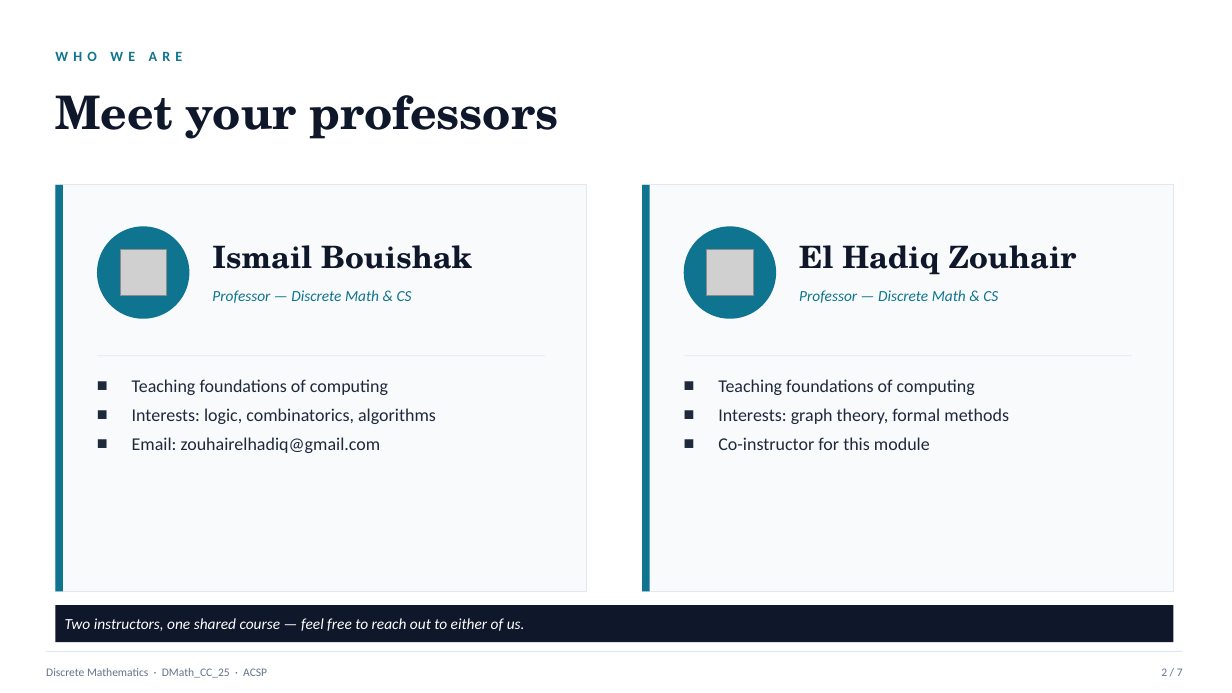
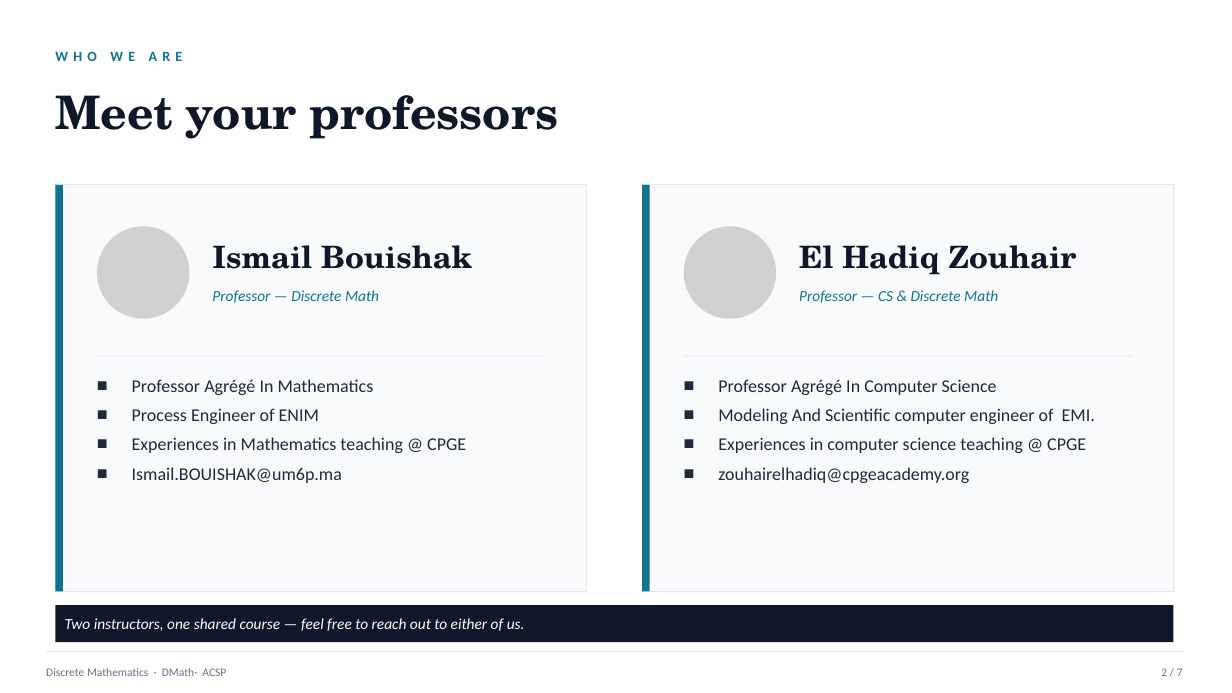
Before and after one commit to elhadiq/Discrete_mathematics, a slide deck: slide 2 of Presentation/Discrete_Math_ACSP_FirstMeeting.pptx. Drawn at 1232x693 pixels with LibreOffice and Linux fonts; fonts in the diff are those of the drawing; grey boxes stand for pictures. Boxes give left, top, right and bottom in pixels: in the first picture for what was removed or moved away, otherwise in the second. Text is boxed around its words. In the diff, an @@ line names an element or a change of style, - is before the commit and + after.

```diff
--- a/Presentation/Discrete_Math_ACSP_FirstMeeting.pptx
+++ b/Presentation/Discrete_Math_ACSP_FirstMeeting.pptx
@@ ellipse removed at [97,226,189,319] @@
@@ picture added at [97,226,189,319] @@
@@ ellipse removed at [684,226,776,319] @@
@@ picture added at [684,226,776,319] @@
@@ picture removed at [120,250,166,296] @@
@@ picture removed at [707,250,753,296] @@
@@ text at [212,290,379,303]: text changed @@
-Professor — Discrete Math & CS
+Professor — Discrete Math
@@ text at [799,290,998,303]: text changed @@
-Professor — Discrete Math & CS
+Professor — CS & Discrete Math
@@ text at [132,379,466,483]: text changed @@
-■ Teaching foundations of computing
-■ Interests: logic, combinatorics, algorithms
-■ Email: zouhairelhadiq@gmail.com
+■ Professor Agrégé In Mathematics
+■ Process Engineer of ENIM
+■ Experiences in Mathematics teaching @ CPGE
+■ Ismail.BOUISHAK@um6p.ma
@@ text at [718,379,1095,483]: text changed @@
-■ Teaching foundations of computing
-■ Interests: graph theory, formal methods
-■ Co-instructor for this module
+■ Professor Agrégé In Computer Science
+■ Modeling And Scientific computer engineer of EMI.
+■ Experiences in computer science teaching @ CPGE
+■ zouhairelhadiq@cpgeacademy.org
@@ text at [46,668,226,676]: text changed @@
-Discrete Mathematics · DMath_CC_25 · ACSP
+Discrete Mathematics · DMath· ACSP
```
Also in this commit, not shown: 6 other slides changed, 11 other files.
